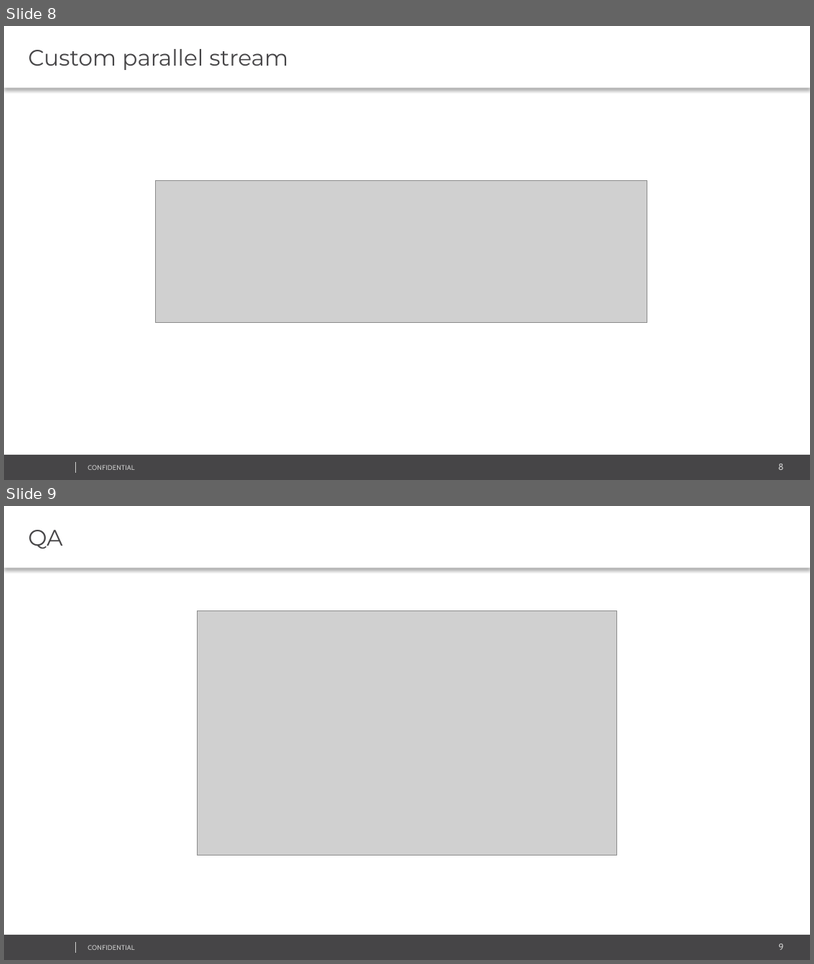
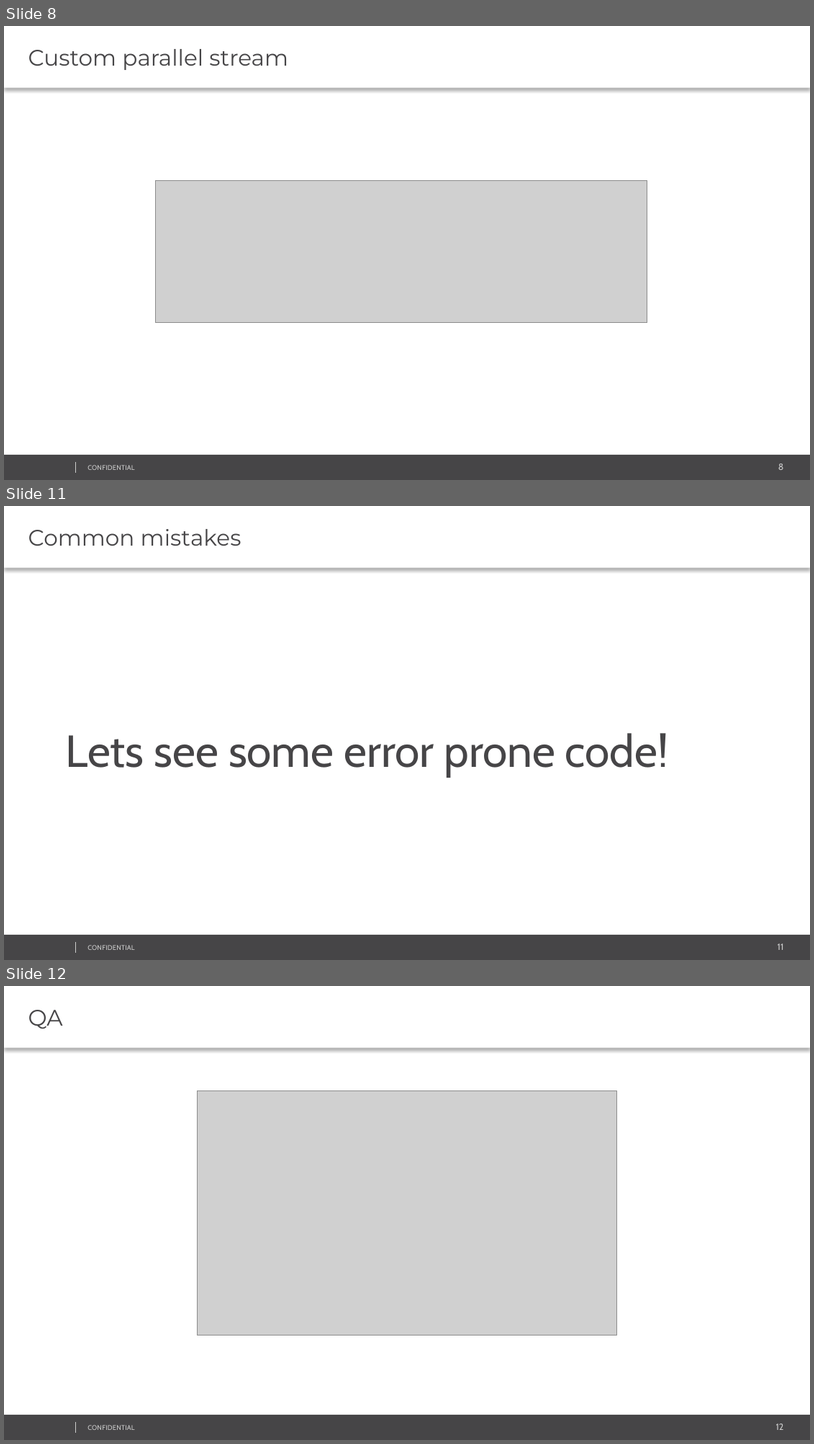
Before and after one commit to mihakz/streamTalk, a slide deck: techtalk_ParallelStreams_Kantserov.pptx. Shown one above the other, each under a label of ours: slides 8 and 9 before the commit, slides 8, 11 and 12 after it; the slides between them are not shown. The pictures are 814x964 and 814x1444 pixels, drawn with LibreOffice and Linux fonts; fonts in the diff are those of the drawing; grey boxes stand for pictures; background and template pictures are left out. Boxes give left, top, right and bottom in pixels: in the first picture for what was removed or moved away, otherwise in the second. Text is boxed around its words. In the diff, an @@ line names an element or a change of style, - is before the commit and + after.

```diff
--- a/techtalk_ParallelStreams_Kantserov.pptx
+++ b/techtalk_ParallelStreams_Kantserov.pptx
@@ slide 11 added at box(4, 506, 810, 960), background #FFFFFF; not listed: 4 template elements that a slide beside it also shows @@
@@ text added at box(4, 506, 810, 568), fill #FFFFFF, 20 pt, text #464547 @@
+Common mistakes
@@ text added at box(66, 733, 669, 777), 40 pt, text #464547 @@
+Lets see some error prone code!
@@ what was slide 9 is now slide 12 @@
@@ page number at box(777, 1423, 784, 1430): text changed @@
-9
+12
```
Also in this commit, not shown: 2 other slides added.
